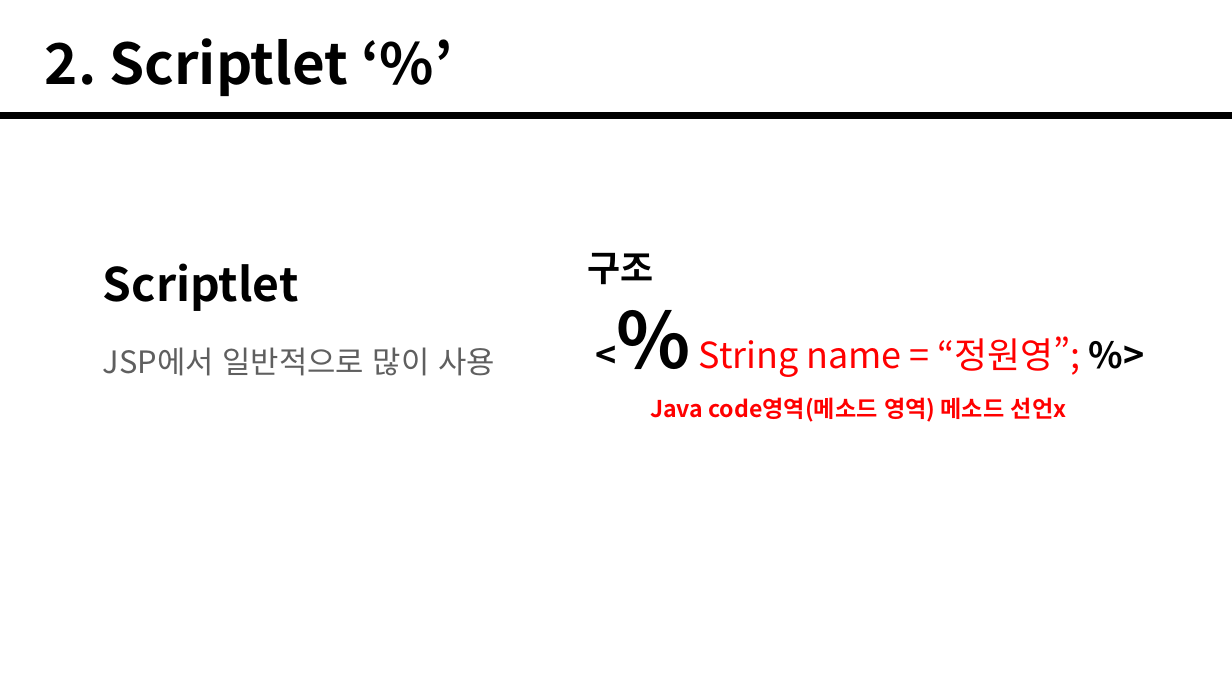
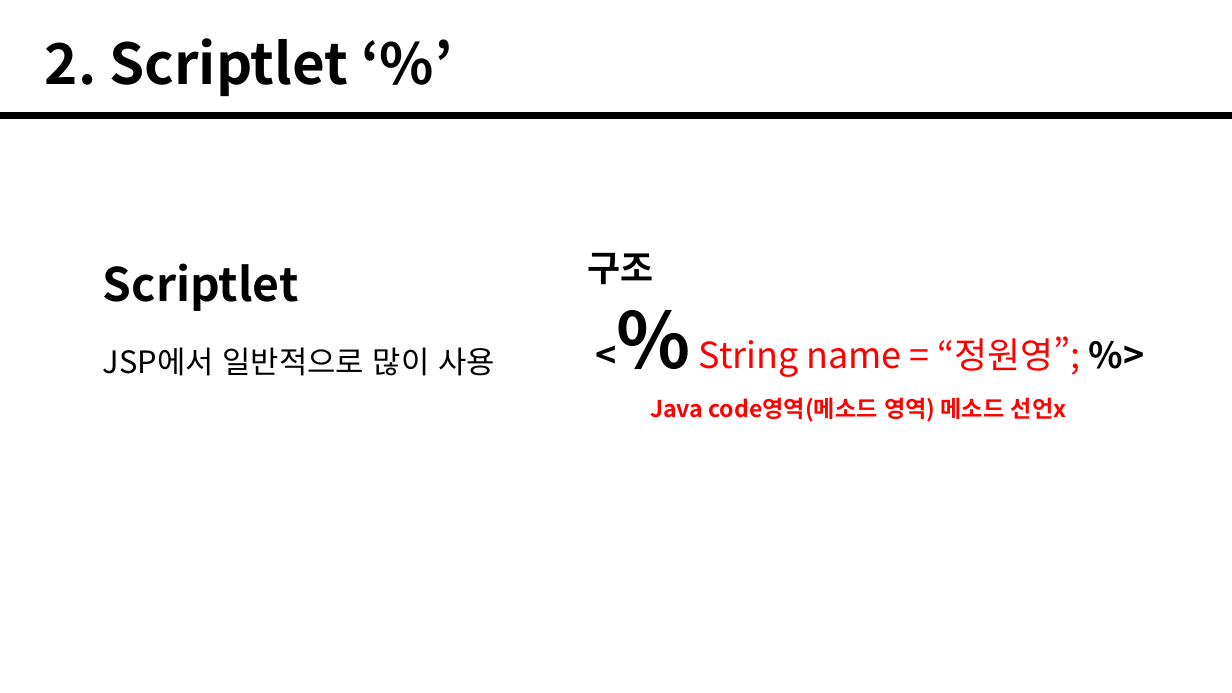
Before and after one commit to RionPark/jwc, a slide deck: slide 7 of src/숙제/d20200802/정원영/정원영.pptx. Drawn at 1232x693 pixels with LibreOffice and Linux fonts; fonts in the diff are those of the drawing. Boxes give left, top, right and bottom in pixels: in the first picture for what was removed or moved away, otherwise in the second. Text is boxed around its words. In the diff, an @@ line names an element or a change of style, - is before the commit and + after.

Commit message:
힝!

```diff
--- a/src/숙제/d20200802/정원영/정원영.pptx
+++ b/src/숙제/d20200802/정원영/정원영.pptx
@@ text at (103, 347, 495, 376): text colour #5F5F5F to #000000 in "JSP에서 일반적으로 많이 사용" @@
```
